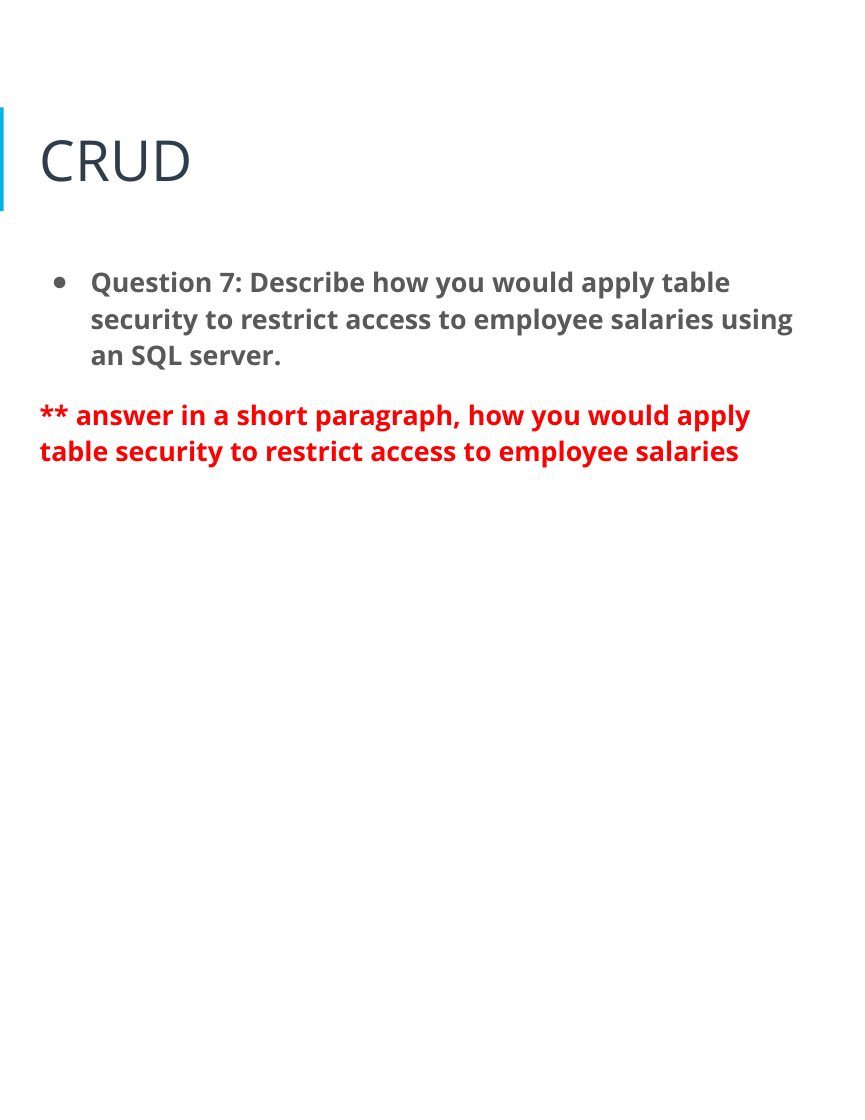
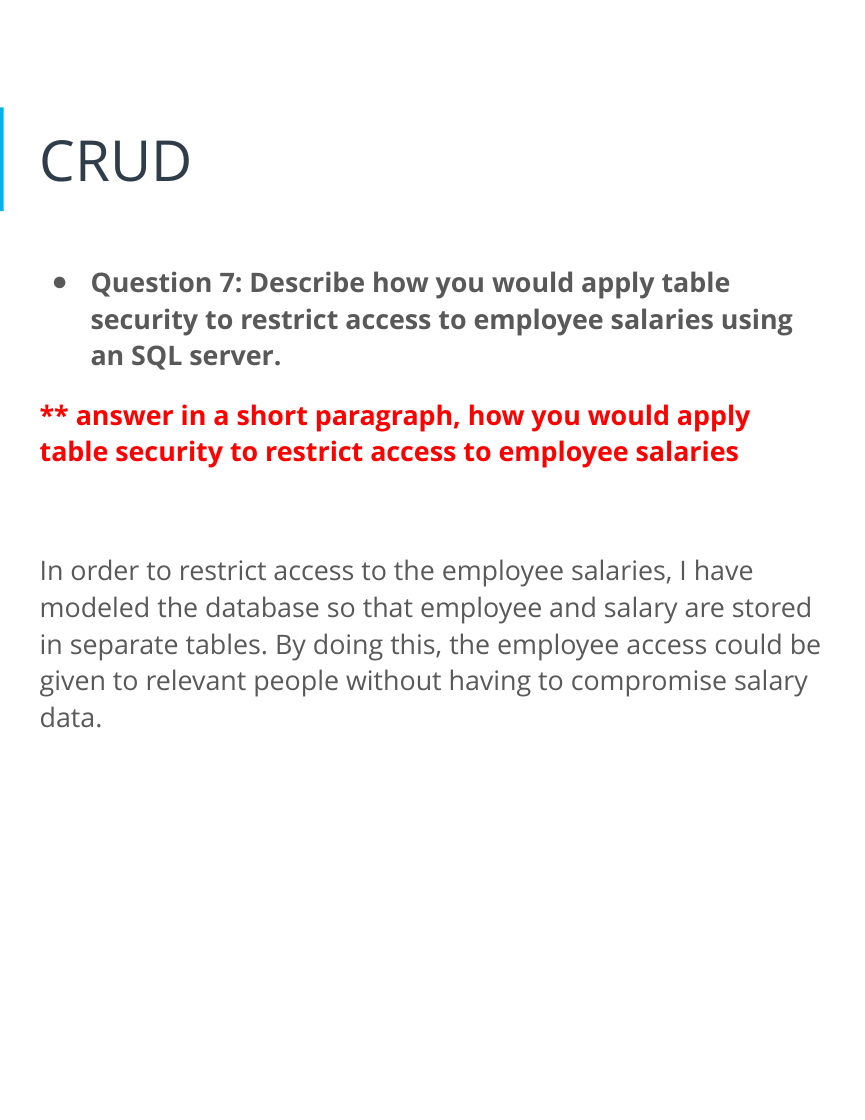
Before and after one commit to Polyhistor/HR-Database-Design, a slide deck: slide 23 of starter-template (1).pptx. Drawn at 865x1120 pixels with LibreOffice and Linux fonts; fonts in the diff are those of the drawing. Boxes give left, top, right and bottom in pixels: in the first picture for what was removed or moved away, otherwise in the second. Text is boxed around its words. In the diff, an @@ line names an element or a change of style, - is before the commit and + after.

Commit message:
responded to a security question in regards to employee salary

```diff
--- a/starter-template (1).pptx
+++ b/starter-template (1).pptx
@@ text at (40, 559, 821, 728): paragraph added @@
+In order to restrict access to the employee salaries, I have modeled the database so that employee and salary are stored in separate tables. By doing this, the employee access could be given to relevant people without having to compromise salary data.
```
Also in this commit, not shown: 8 other slides changed.
